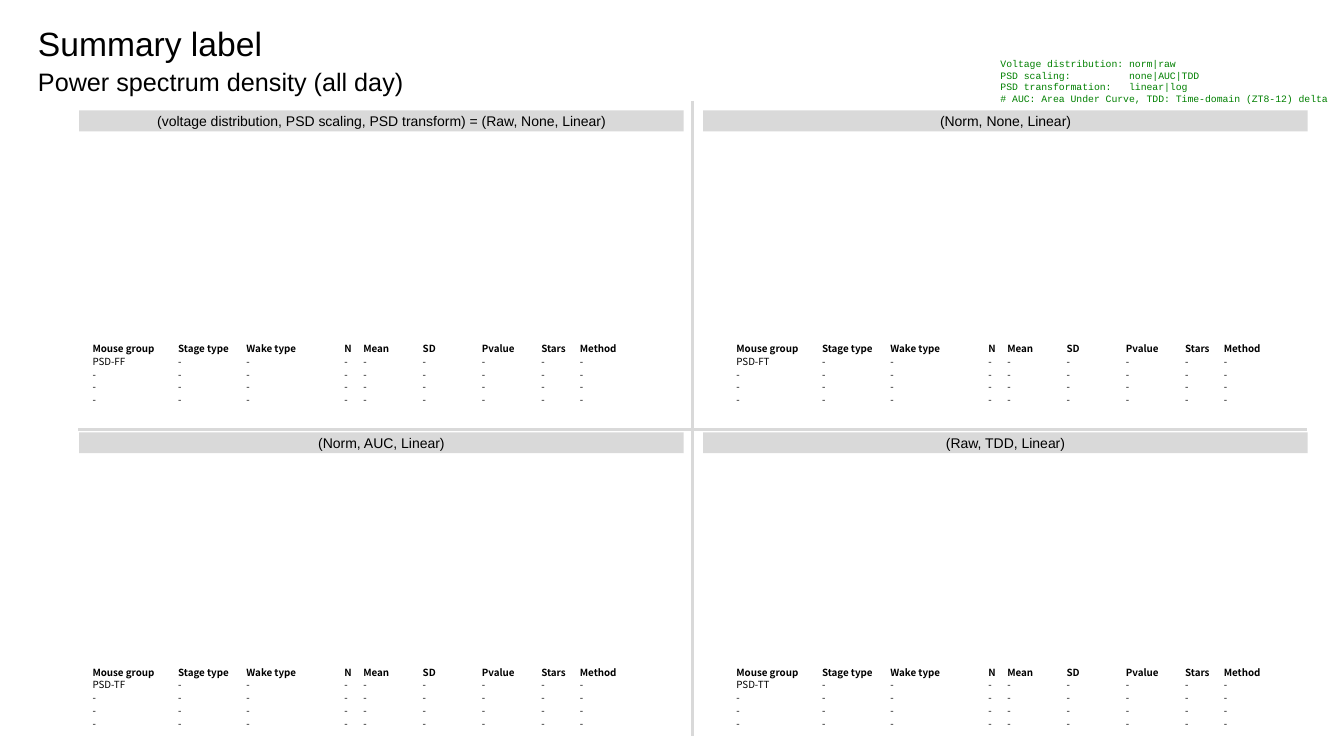
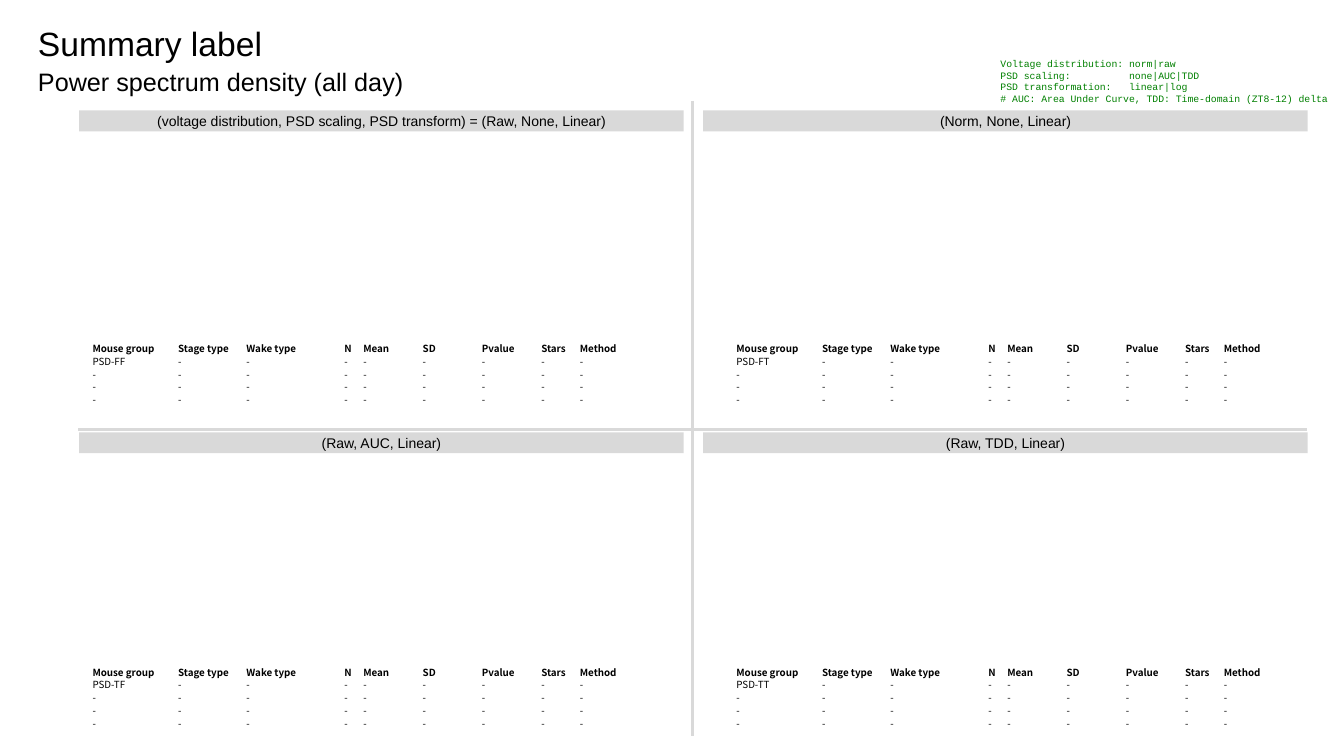
Before and after one commit to OrganismalSystemsBiology/faster2, a slide deck: slide 3 of faster2lib/EEG_power_specrum_template.pptx. Drawn at 1344x756 pixels with LibreOffice and Linux fonts; fonts in the diff are those of the drawing. Boxes give left, top, right and bottom in pixels: in the first picture for what was removed or moved away, otherwise in the second. Text is boxed around its words. In the diff, an @@ line names an element or a change of style, - is before the commit and + after.

```diff
--- a/faster2lib/EEG_power_specrum_template.pptx
+++ b/faster2lib/EEG_power_specrum_template.pptx
@@ text in rectangle at bbox=[322, 438, 441, 451]: text changed @@
-(Norm, AUC, Linear)
+(Raw, AUC, Linear)
```
Also in this commit, not shown: 6 other slides changed, 1 other file.
